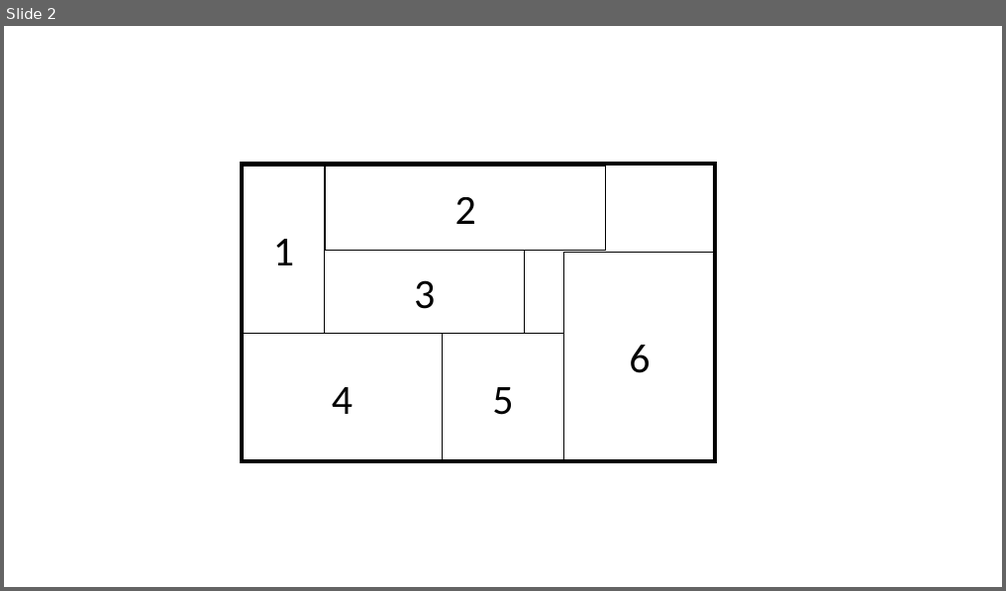
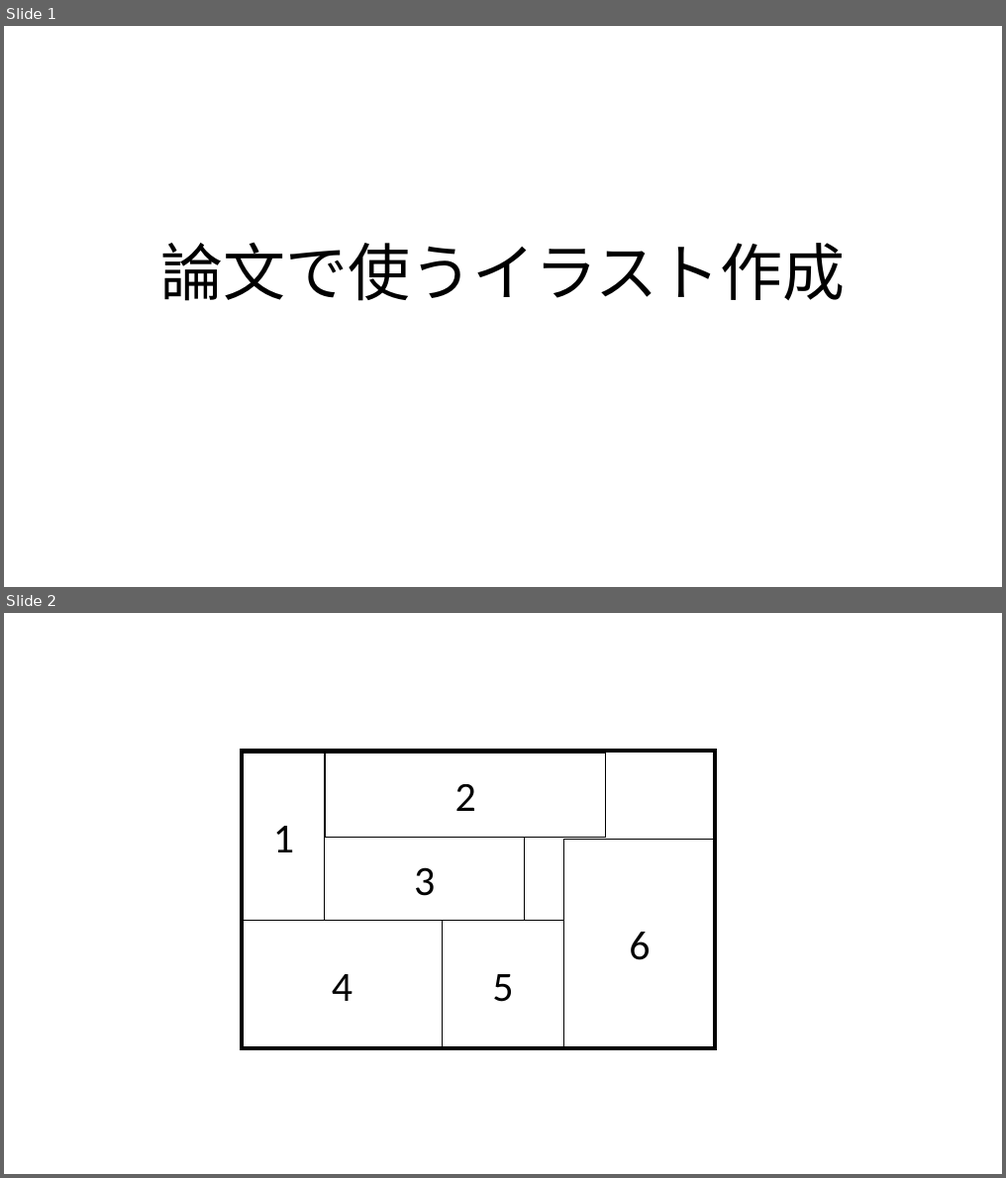
Before and after one commit to r-kurosu/kline, a slide deck: paper/sozai/sequence-pairの例.pptx. Shown one above the other, each under a label of ours: slide 2 before the commit, slides 1 and 2 after it. The pictures are 1006x591 and 1006x1178 pixels, drawn with LibreOffice and Linux fonts; fonts in the diff are those of the drawing. Boxes give left, top, right and bottom in pixels: in the first picture for what was removed or moved away, otherwise in the second. Text is boxed around its words. In the diff, an @@ line names an element or a change of style, - is before the commit and + after.

```diff
--- a/paper/sozai/sequence-pairの例.pptx
+++ b/paper/sozai/sequence-pairの例.pptx
@@ slide 1 added at box(4, 26, 1002, 587), background #FFFFFF @@
@@ title added at box(160, 242, 846, 301), 60 pt, text #000000 @@
+論文で使うイラスト作成
```
Also in this commit, not shown: 1 other slide added, 1 slide removed, 26 other files.
